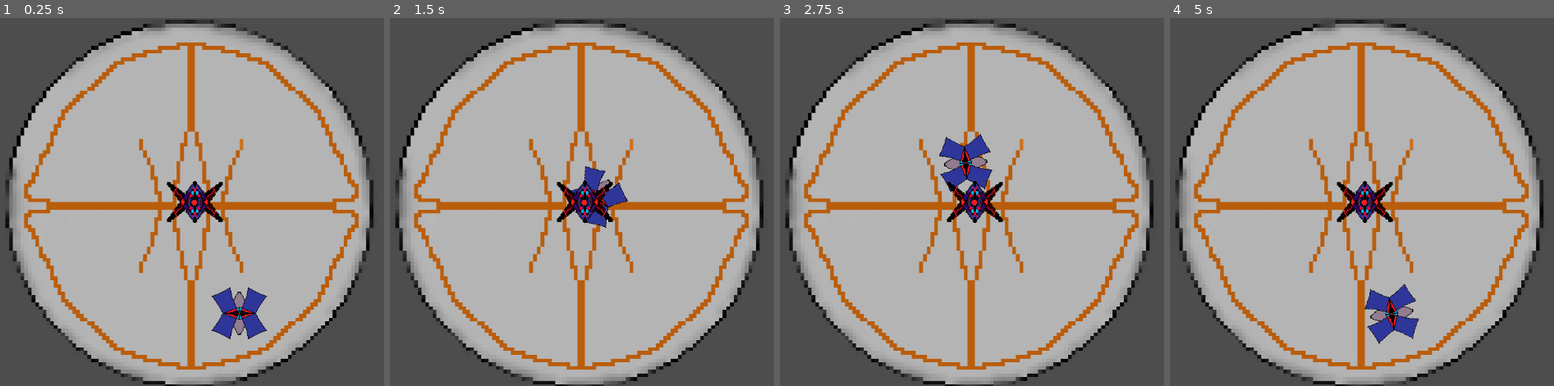
Above: before the commit, frames 1-4 (left to right).
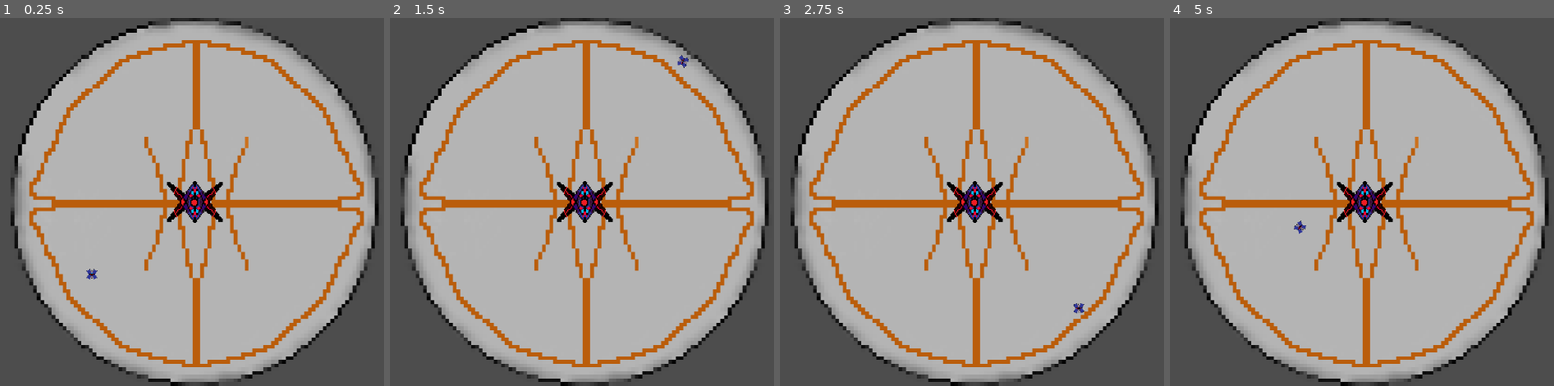
Above: after the commit, the same moments.

Repository: pepegmaer2141-cmd/parry-desvio-1
Game: Godot game, scene res://nave.tscn
Same seed, same stepped clock (60 frames per second), same inputs: the game is played once before the commit and once after it.
Inputs:
- Up to frame 1 (0.25 s): no input
- Up to frame 2 (1.5 s): no input
- Up to frame 3 (2.75 s): no input
- Up to frame 4 (5 s): no input

The runs differ from the first frame. In frame 1, 18% of the frame differs, in the area x 1-99%, y 0-100%; in frame 2, 17%; in frame 3, 18%; in frame 4, 18%.

Commit message:
Update nave.tscn

Diff:
--- a/parry-desvio-1/nave.tscn
+++ b/parry-desvio-1/nave.tscn
@@ -12,14 +12,14 @@
 bounce = 1.0
 
 [sub_resource type="RectangleShape2D" id="RectangleShape2D_j1vys"]
-size = Vector2(76.24312, 70.88608)
+size = Vector2(54.69615, 46.835434)
 
 [node name="juego" type="Node2D"]
 position = Vector2(257, -251)
 metadata/_edit_vertical_guides_ = [-360.0]
 
 [node name="circulo exterior" type="StaticBody2D" parent="."]
-position = Vector2(-153, -45)
+position = Vector2(-154, -44)
 collision_layer = 3
 collision_mask = 2
 metadata/_edit_group_ = true
@@ -28,18 +28,20 @@
 position = Vector2(3.9999983, 1.9999999)
 scale = Vector2(6.53, 6.55)
 texture = ExtResource("1_j1vys")
+metadata/_edit_group_ = true
 
 [node name="Area2D" type="Area2D" parent="circulo exterior"]
 position = Vector2(-2, 4)
+metadata/_edit_group_ = true
 
 [node name="CollisionPolygon2D" type="CollisionPolygon2D" parent="circulo exterior"]
 position = Vector2(263, 313)
-polygon = PackedVector2Array(-600, -281, -569.5924, -461.77963, -486, -561, -316, -672, -143, -616, -229, -636, -296, -635, -399, -612, -484, -548, -549, -468, -567, -423, -583, -336, -580, -257, -541, -139, -466, -62, -398, -19, -273, 12, -151, -5, -47, -70, 21, -150, 53, -255, 61, -354, 40, -437, -2, -512, -66.636475, -574.1825, -143, -616, -12, -556, 58.65088, -407.88647, 81, -280, 63, -186, -38, -59, -167, 13, -278.90283, 33.486694, -442, -22, -558, -138)
+polygon = PackedVector2Array(-641, -268, -649, -470, -574, -590, -304, -716, -107, -678, -229, -636, -296, -635, -399, -612, -484, -548, -549, -468, -567, -423, -583, -336, -580, -257, -541, -139, -466, -62, -398, -19, -273, 12, -151, -5, -47, -70, 21, -150, 53, -255, 61, -354, 40, -437, -2, -512, -66.636475, -574.1825, -227, -637, -107, -676, 26, -611, 142, -455, 157, -273, 75, -101, 2, 3, -92, 66, -268, 79, -481, 42, -596, -103)
 metadata/_edit_group_ = true
 
 [node name="nave" type="Sprite2D" parent="."]
 top_level = true
-position = Vector2(114, -301.00003)
+position = Vector2(104, -296.00003)
 scale = Vector2(1.9509876, 2.0646522)
 texture = ExtResource("1_ltewx")
 metadata/_edit_group_ = true
@@ -57,8 +59,8 @@
 scale = Vector2(1.0009239, 1)
 metadata/_edit_group_ = true
 
-[node name="colision pared" type="RigidBody2D" parent="."]
-position = Vector2(-65, -87)
+[node name="bala" type="RigidBody2D" parent="."]
+position = Vector2(-334, -151)
 scale = Vector2(1.8099997, 1.5799998)
 collision_layer = 2
 collision_mask = 2
@@ -70,11 +72,12 @@
 angular_damp_mode = 1
 metadata/_edit_group_ = true
 
-[node name="colision pared" type="CollisionShape2D" parent="colision pared"]
-position = Vector2(2.7624283, 1.2658234)
+[node name="colision pared" type="CollisionShape2D" parent="bala"]
+position = Vector2(0.27624893, -4.5776367e-05)
+scale = Vector2(0.4, 0.4)
 shape = SubResource("RectangleShape2D_j1vys")
 
-[node name="balas" type="Sprite2D" parent="colision pared"]
-scale = Vector2(1.0000001, 1.0000002)
+[node name="balas" type="Sprite2D" parent="bala"]
+scale = Vector2(0.2, 0.2)
 texture = ExtResource("2_ilgfq")
 metadata/_edit_group_ = true
